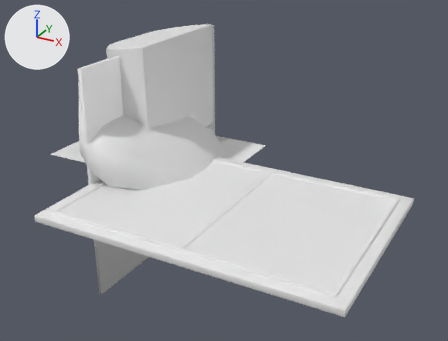
An edit to the FBX model ECOE sim/Assets/Art/Environment/Environment_Details/Environment_Details.fbx, drawn before and after from the same camera.
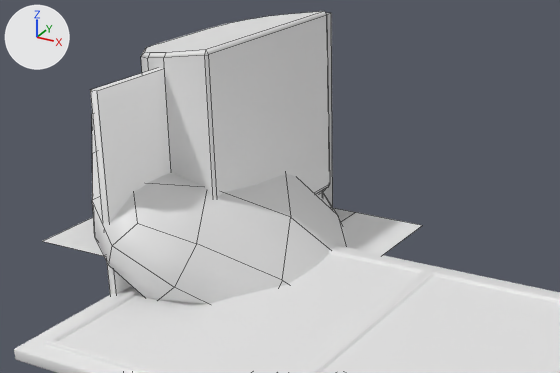
Each version is shown whole from a 50 mm camera at (0.801, -1.139, 0.552) aimed at (0.203, -0.052, 0.009), then close up on the part from 6% to 77% of the width and 5% to 67% of the height. Lighting does not change. The marker at upper left points along +X, +Y and +Z. The older version's two pictures come first. The close-ups show mesh edges as thin lines. Where no turn or scale is listed for an object, it has been applied to the vertices. Vertices at exactly the same position are counted once.

Objects in the first close-up: 'AirConditioning', 'EvacuationPlane', 'PaintingSquare', 'PaperDispenserWall', 'Pillow'.
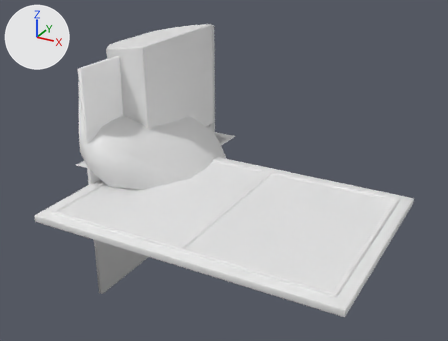
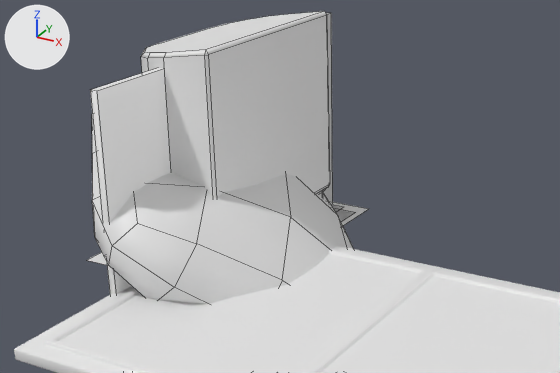
Location of each change, (x1, y1, x2, y2) in pixels of the close-ups (560 x 373 px):
```json
{"object": "EvacuationPlane", "change": "reshaped", "before": [43, 208, 422, 256], "on screen": "not visible afterwards"}
{"object": "SignWashHands", "change": "added", "after": [87, 201, 368, 265]}
{"object": "SignExit", "change": "added", "after": [332, 205, 343, 212], "on screen": "mostly hidden"}
```

Edits to the scene script, one JSON object a line:
```json
{"block": "me_plane_008", "where": "# used by ob_evacuationplane; location = (0.0, 0.0, 0.0)"}
{"op": "remove", "block": "me_plane_008", "code": "me_plane_008.from_pydata(...)  # 4 vertices, 1 face; spans x -0.21..0.21, y -0.148..0.148, z 0.0"}
{"op": "add", "block": "me_plane_008", "code": "me_plane_008.from_pydata(...)  # 4 vertices, 1 face; spans x -0.105..0.105, y -0.148..0.148, z 0.0"}
{"block": "me_plane_008", "change": "me_plane_008 part 1"}
{"op": "set", "path": "me_plane_008.vertices[0].co", "old": "(-0.21, -0.148, 0.0)", "new": "(-0.105, -0.148, 0.0)", "note": "pixel (42, 241) -> pixel (103, 255)"}
{"op": "set", "path": "me_plane_008.vertices[1].co", "old": "(0.21, -0.148, 0.0)", "new": "(0.105, -0.148, 0.0)"}
{"op": "set", "path": "me_plane_008.vertices[2].co", "old": "(-0.21, 0.148, 0.0)", "new": "(-0.105, 0.148, 0.0)"}
{"op": "set", "path": "me_plane_008.vertices[3].co", "old": "(0.21, 0.148, 0.0)", "new": "(0.105, 0.148, 0.0)", "note": "pixel (422, 225) -> pixel (355, 212)"}
{"op": "add", "block": "me_plane_009", "code": ["me_plane_009 = bpy.data.meshes.new('Plane.009')", "me_plane_009.from_pydata([(-0.115, -0.17, 0.0), (0.115, -0.17, 0.0), (-0.115, 0.17, 0.0), (0.115, 0.17, 0.0)], [], [(0, 1, 3, 2)])"]}
{"op": "add", "block": "me_plane_001", "code": ["me_plane_001 = bpy.data.meshes.new('Plane.001')", "me_plane_001.from_pydata([(-0.08, -0.16, 0.0), (0.08, -0.16, 0.0), (-0.08, 0.16, 0.0), (0.08, 0.16, 0.0)], [], [(0, 1, 3, 2)])"]}
{"op": "add", "block": "ob_signwashhands", "code": ["ob_signwashhands = bpy.data.objects.new('SignWashHands', me_plane_009)", "ob_signwashhands.location = (0.0, 0.0, 0.0)"]}
{"op": "add", "block": "ob_signexit", "code": ["ob_signexit = bpy.data.objects.new('SignExit', me_plane_001)", "ob_signexit.location = (0.0, 0.0, 0.0)"]}
```
